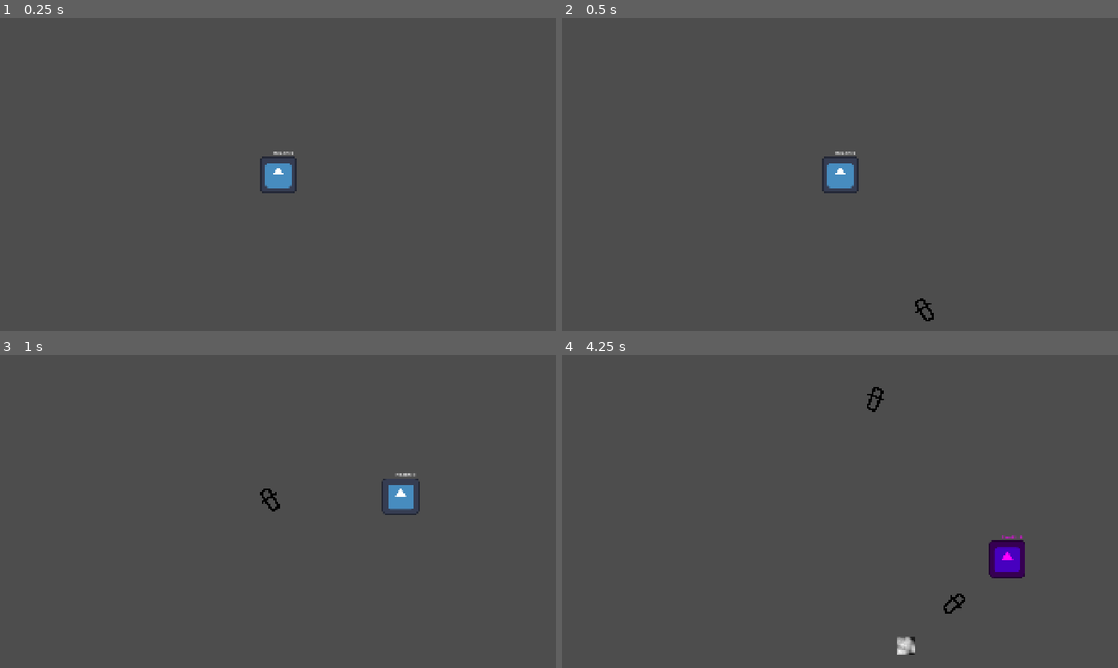
Above: before the commit, frames 1-4 (two rows, left to right).
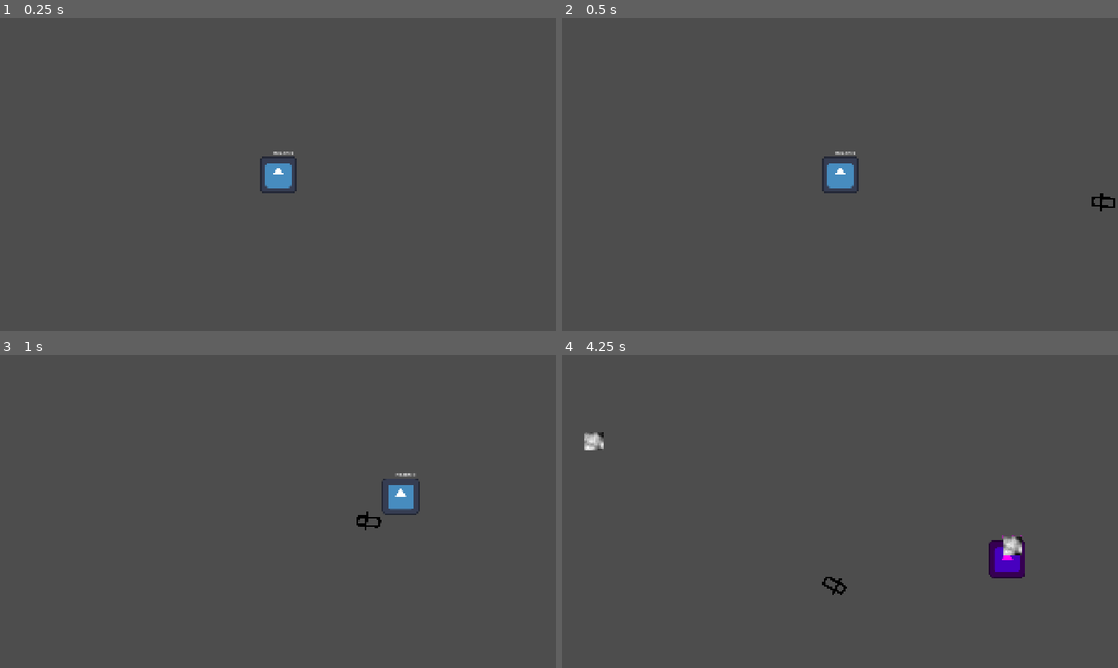
Above: after the commit, the same moments.

Repository: rinevard/GMTK2025
Game: Godot game, scene res://scenes/main.tscn
Two runs of this game, one before a commit and one after it. Both use one fixed random seed, a clock stepped at 60 frames per second and the inputs below. The engine's default icon, where the game draws it, is replaced by a stand-in: a white triangle on a blue panel in a dark square.
Inputs (mouse positions are in pixels of both pictures, inside the frame that each line leads up to):
- Up to frame 1 (0.25 s): no input
- Up to frame 2 (0.5 s): no input
- Up to frame 3 (1 s): move the mouse to (400, 495) at 0.52 s; click (400, 495) at 0.67 s
- Up to frame 4 (4.25 s): move the mouse to (728, 527) at 1.27 s; click (728, 527) at 1.42 s; move the mouse to (895, 442) at 2.02 s; click (895, 442) at 2.17 s; move the mouse to (812, 574) at 2.77 s; click (812, 574) at 2.92 s; move the mouse to (1006, 558) at 3.52 s; click (1006, 558) at 3.67 s

Frame 1 is identical in both runs. In frame 2, 0.2% of the frame differs, in the area x 63-100%, y 56-97%; in frame 3, 0.2%; in frame 4, 0.8%, in the area x 4-83%, y 10-96%.

Commit message:
游戏循环写好了

Diff:
--- a/scenes/level/level_1.tscn
+++ b/scenes/level/level_1.tscn
@@ -5,3 +5,5 @@
 
 [node name="Level1" instance=ExtResource("1_cfjva")]
 script = ExtResource("1_xbhhu")
+level_num = 1
+duration = 10.0
--- a/scenes/level/level_handler.tscn
+++ b/scenes/level/level_handler.tscn
@@ -1,3 +1,6 @@
-[gd_scene format=3 uid="uid://turwbw4rh6a"]
+[gd_scene load_steps=2 format=3 uid="uid://turwbw4rh6a"]
+
+[ext_resource type="Script" uid="uid://bbiap8ypna83x" path="res://scripts/levels/level_handler.gd" id="1_y427y"]
 
 [node name="LevelHandler" type="Node2D"]
+script = ExtResource("1_y427y")
--- a/scenes/main.tscn
+++ b/scenes/main.tscn
@@ -1,11 +1,17 @@
-[gd_scene load_steps=2 format=3 uid="uid://1qhkngukjpre"]
+[gd_scene load_steps=4 format=3 uid="uid://1qhkngukjpre"]
 
-[ext_resource type="PackedScene" uid="uid://c1xtwaxuakd5o" path="res://scenes/level/level_1.tscn" id="1_o5qli"]
+[ext_resource type="PackedScene" uid="uid://turwbw4rh6a" path="res://scenes/level/level_handler.tscn" id="1_0wfyh"]
+[ext_resource type="Script" uid="uid://cp3mr5mlcarv2" path="res://scripts/main.gd" id="1_sugp2"]
+[ext_resource type="PackedScene" uid="uid://cgeca52qlgh6r" path="res://scenes/ui/ui.tscn" id="3_sugp2"]
 
 [node name="Main" type="Node2D"]
+script = ExtResource("1_sugp2")
 
 [node name="Background" type="Sprite2D" parent="."]
 
-[node name="Level1" parent="." instance=ExtResource("1_o5qli")]
+[node name="LevelHandler" parent="." instance=ExtResource("1_0wfyh")]
 
-[node name="UI" type="CanvasLayer" parent="."]
+[node name="UI" parent="." instance=ExtResource("3_sugp2")]
+
+[connection signal="level_completed" from="LevelHandler" to="." method="_on_level_handler_level_completed"]
+[connection signal="reading_finished" from="UI" to="." method="_on_ui_reading_finished"]
--- /dev/null
+++ b/scenes/ui/magic_book.tscn
@@ -0,0 +1,22 @@
+[gd_scene load_steps=2 format=3 uid="uid://c5laqfe5ojhb3"]
+
+[ext_resource type="Script" uid="uid://cjm5lnn64y6lv" path="res://scripts/ui/magic_book.gd" id="1_oi12o"]
+
+[node name="MagicBook" type="Control"]
+layout_mode = 3
+anchors_preset = 15
+anchor_right = 1.0
+anchor_bottom = 1.0
+grow_horizontal = 2
+grow_vertical = 2
+script = ExtResource("1_oi12o")
+
+[node name="Button" type="Button" parent="."]
+layout_mode = 0
+offset_left = 781.0
+offset_top = 455.0
+offset_right = 1267.0
+offset_bottom = 697.0
+text = "OK"
+
+[connection signal="pressed" from="Button" to="." method="_on_button_pressed"]
--- /dev/null
+++ b/scenes/ui/ui.tscn
@@ -0,0 +1,12 @@
+[gd_scene load_steps=3 format=3 uid="uid://cgeca52qlgh6r"]
+
+[ext_resource type="Script" uid="uid://rig47smrvu0m" path="res://scripts/ui/ui.gd" id="1_u7n8c"]
+[ext_resource type="PackedScene" uid="uid://c5laqfe5ojhb3" path="res://scenes/ui/magic_book.tscn" id="2_f5cxw"]
+
+[node name="UI" type="CanvasLayer"]
+script = ExtResource("1_u7n8c")
+
+[node name="MagicBook" parent="." instance=ExtResource("2_f5cxw")]
+visible = false
+
+[connection signal="reading_finished" from="MagicBook" to="." method="_on_magic_book_reading_finished"]
--- a/scripts/enemies/bullet.gd
+++ b/scripts/enemies/bullet.gd
@@ -26,9 +26,9 @@
 		call_deferred("queue_free")
 
 func _on_attack_some_area(area: Area2D) -> void:
-	self_destroy()
+	die()
 
-func self_destroy() -> void:
+func die() -> void:
 	call_deferred("queue_free")
 
 func get_cold() -> void:
--- a/scripts/enemies/enemy_handler.gd
+++ b/scripts/enemies/enemy_handler.gd
@@ -15,3 +15,9 @@
 	var melee_enemy = RANGED_ENEMY.instantiate()
 	melee_enemy.global_position = markers[rand_idx].global_position
 	add_child(melee_enemy)
+
+func clear_enemies() -> void:
+	var enemies: Array = get_children()
+	for enemy in enemies:
+		if enemy.has_method("die"):
+			enemy.die()
--- a/scripts/enemies/melee_enemy.gd
+++ b/scripts/enemies/melee_enemy.gd
@@ -14,6 +14,9 @@
 		global_position += speed * delta * pos_offset.normalized()
 
 func _on_health_less_than_zero() -> void:
+	die()
+
+func die() -> void:
 	queue_free()
 
 func get_cold() -> void:
--- a/scripts/enemies/ranged_enemy.gd
+++ b/scripts/enemies/ranged_enemy.gd
@@ -23,6 +23,9 @@
 		time_after_last_shot = 0.0
 
 func _on_health_less_than_zero() -> void:
+	die()
+
+func die() -> void:
 	queue_free()
 
 func shot(dir: Vector2) -> void:
--- a/scripts/globals/player_related_data.gd
+++ b/scripts/globals/player_related_data.gd
@@ -1,6 +1,6 @@
 extends Node
 
-var player_global_pos: Vector2
+var player_global_pos: Vector2 = Vector2(-1000, -1000)
 var bullet_handler: BulletHandler
 
 ## 只应由 player 调用
--- a/scripts/levels/bullet_handler.gd
+++ b/scripts/levels/bullet_handler.gd
@@ -4,3 +4,9 @@
 func create_bullet(dir: Vector2, global_pos: Vector2) -> void:
 	var bullet = Bullet.new_bullet(dir, global_pos)
 	add_child(bullet)
+
+func clear_bullets() -> void:
+	var bullets: Array = get_children()
+	for bullet in bullets:
+		if bullet.has_method("die"):
+			bullet.die()
--- a/scripts/levels/level.gd
+++ b/scripts/levels/level.gd
@@ -1,8 +1,18 @@
 class_name Level
 extends Node2D
 
+signal level_completed(num: int)
+
+@export var level_num: int
+@export var duration: float = 60.0
+
+@onready var player: Player = $Player
 @onready var enemy_handler: EnemyHandler = $EnemyHandler
 @onready var bullet_handler: Node2D = $BulletHandler
 
 func _ready() -> void:
+	# 切换关卡时不重置玩家位置
+	if PlayerRelatedData.player_global_pos != Vector2(-1000, -1000):
+		player.global_position = PlayerRelatedData.player_global_pos
+
 	PlayerRelatedData.update_level(self)
--- a/scripts/levels/level_1.gd
+++ b/scripts/levels/level_1.gd
@@ -2,8 +2,20 @@
 
 var spwan_gap: float = 3.0
 var time_after_last_spawn: float = 3.0
+var level_end: bool = false
 
 func _process(delta: float) -> void:
+	# 关卡结束就不做事情了
+	if level_end:
+		return
+
+	duration -= delta
+	if duration < 0.0:
+		level_end = true
+		enemy_handler.clear_enemies()
+		bullet_handler.clear_bullets()
+		level_completed.emit(level_num)
+
 	time_after_last_spawn += delta
 	if time_after_last_spawn >= spwan_gap:
 		enemy_handler.spawn_enemy()
--- /dev/null
+++ b/scripts/levels/level_handler.gd
@@ -0,0 +1,30 @@
+class_name LevelHandler
+extends Node2D
+
+signal level_completed(level_num: int)
+var cur_level: Level = null
+var cur_level_num: int = 0
+
+const LEVEL_1 = preload("res://scenes/level/level_1.tscn")
+var levels: Array[PackedScene] = [null, LEVEL_1]
+
+func _ready() -> void:
+	set_level(1)
+
+func next_level() -> void:
+	set_level(min(cur_level_num + 1, levels.size() - 1))
+
+func set_level(level_num: int) -> void:
+	if cur_level:
+		# 移除老关卡
+		cur_level.call_deferred("queue_free")
+
+	# 添加新关卡
+	var level: Level = levels[level_num].instantiate()
+	level.level_completed.connect(_on_level_completed)
+	add_child(level)
+	cur_level = level
+	cur_level_num = level_num
+
+func _on_level_completed(level_num: int) -> void:
+	level_completed.emit(level_num)
--- /dev/null
+++ b/scripts/main.gd
@@ -0,0 +1,10 @@
+extends Node2D
+
+@onready var ui: UI = $UI
+@onready var level_handler: LevelHandler = $LevelHandler
+
+func _on_level_handler_level_completed(level_num: int) -> void:
+	ui.show_magic_book(level_num)
+
+func _on_ui_reading_finished() -> void:
+	level_handler.next_level()
--- a/scripts/sigil/protect_ice_magic.gd
+++ b/scripts/sigil/protect_ice_magic.gd
@@ -3,4 +3,4 @@
 
 func apply_on(enemy: Node2D):
     if enemy is Bullet:
-        enemy.self_destroy()
+        enemy.die()
--- /dev/null
+++ b/scripts/ui/magic_book.gd
@@ -0,0 +1,10 @@
+class_name MagicBook
+extends Control
+
+signal reading_finished()
+
+func set_book() -> void:
+	pass
+
+func _on_button_pressed() -> void:
+	reading_finished.emit()
--- /dev/null
+++ b/scripts/ui/ui.gd
@@ -0,0 +1,15 @@
+class_name UI
+extends CanvasLayer
+
+signal reading_finished()
+@onready var magic_book: MagicBook = $MagicBook
+
+func _ready() -> void:
+	magic_book.hide()
+
+func show_magic_book(level_num: int) -> void:
+	magic_book.show()
+
+func _on_magic_book_reading_finished() -> void:
+	magic_book.hide()
+	reading_finished.emit()
Not shown, added: scripts/levels/level_handler.gd.uid
Not shown, added: scripts/main.gd.uid
Not shown, added: scripts/ui/magic_book.gd.uid
Not shown, added: scripts/ui/ui.gd.uid
